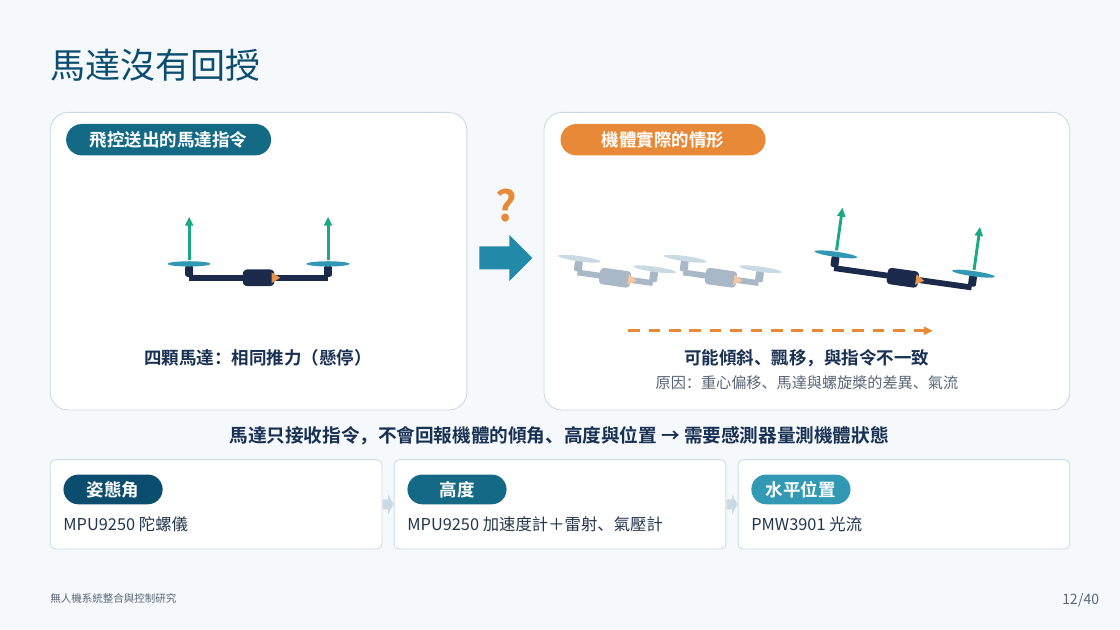
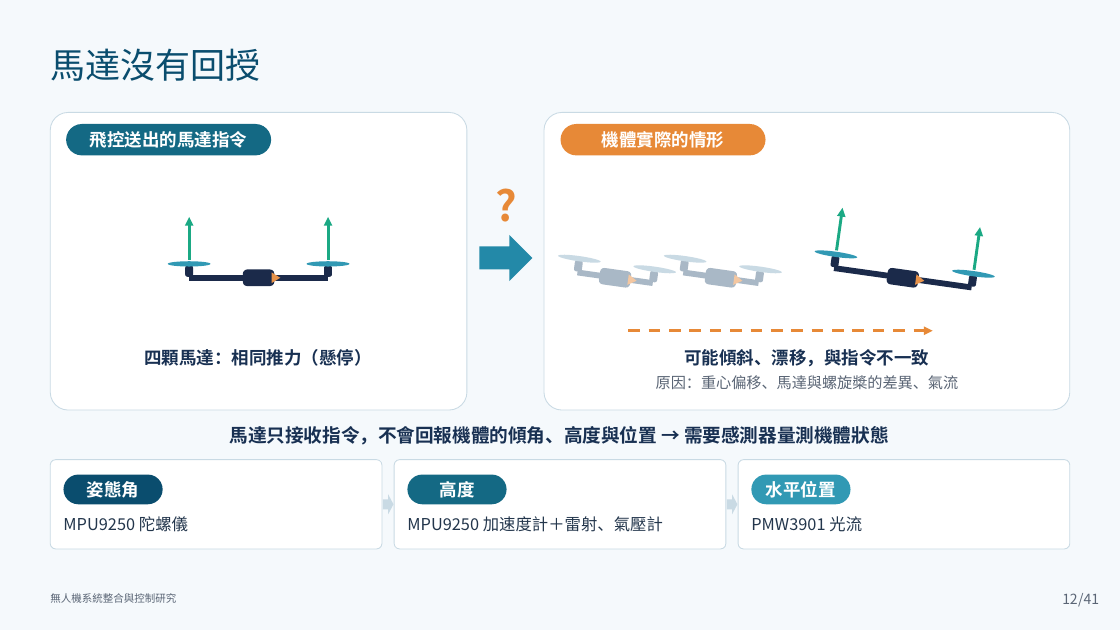
Before and after one commit to lingken1028/-, a slide deck: slide 12 of 無人機系統整合與控制研究_口試簡報 2.pptx. Drawn at 1120x630 pixels with LibreOffice and Linux fonts; fonts in the diff are those of the drawing. Boxes give left, top, right and bottom in pixels: in the first picture for what was removed or moved away, otherwise in the second. Text is boxed around its words. In the diff, an @@ line names an element or a change of style, - is before the commit and + after.

```diff
--- a/無人機系統整合與控制研究_口試簡報 2.pptx
+++ b/無人機系統整合與控制研究_口試簡報 2.pptx
@@ text at <box>684,349,929,367</box>: text changed @@
-可能傾斜、飄移，與指令不一致
+可能傾斜、漂移，與指令不一致
@@ text at <box>1078,593,1099,607</box>: text changed @@
-/40
+/41
```
Also in this commit, not shown: 82 other slides changed, 2 slides added.
